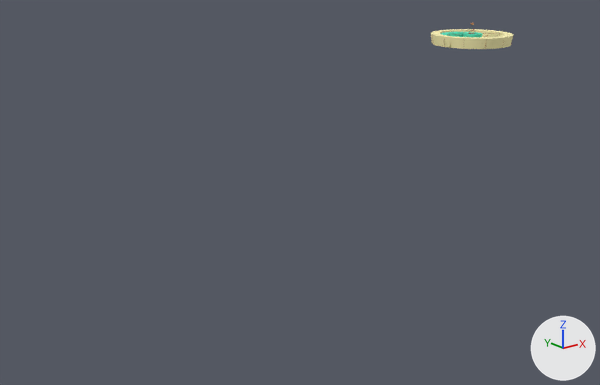
An edit to the glTF model Assets/Carousel/Carousel.glb, drawn before and after from the same camera.
Rendered twice from a camera (50 mm lens) standing at (-266.0, -222.0, 39.0) and looking at (-77.0, 14.0, -56.0). Arrows for +X, +Y and +Z are at lower right; the lights stay in place. Objects named as collision shapes, trigger or cutter boxes, shadow casters or lower levels of detail are left out. Where no turn or scale is listed for an object, it has been applied to the vertices.

The scene before the commit, as lines of its bpy script (objects in view):
```python
me_cylinder_021 = bpy.data.meshes.new('Cylinder.021')
me_cylinder_021.from_pydata(...)  # 3447 vertices, 6703 faces; spans x -16.4..16.4, y -16.4..16.4, z -5.0..3.4
# faces by material slot: [1136, 108, 462, 81, 1748, 1888, 1280]
me_cylinder_021.materials.append(mat_claygray_metallic)  # grey #817f74
me_cylinder_021.materials.append(mat_bluestone_matte)  # cyan #4e9ebb
me_cylinder_021.materials.append(mat_brightteal_matte)  # green #57ebc0
me_cylinder_021.materials.append(mat_mint_matte)  # white #ddffe6
me_cylinder_021.materials.append(mat_butteryellow_matte)  # beige #fff6b6
me_cylinder_021.materials.append(mat_rust_matte)  # brown #ab6128
me_cylinder_021.materials.append(mat_orange_matte)  # orange #e73c01
ob_carousel = bpy.data.objects.new('Carousel', me_cylinder_021)
ob_carousel.location = (0.0, 0.0, 0.6)
```
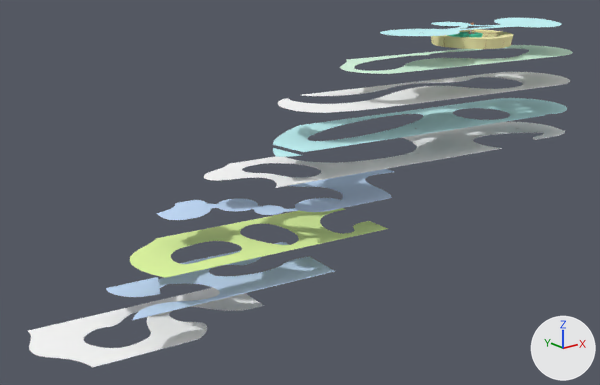
What differs and where, as boxes (x1, y1, x2, y2) in the pictures (600 x 385 px):
'First_Gallery_Upper_Floors', added
    after: (28, 18, 573, 368)
    faces in mat_white_matte (white #ffffff): (28, 72, 570, 367)
    faces in mat_chapelblue_matte (blue #c6e0ff): (106, 169, 394, 320)
    faces in mat_frostyblue_matte (cyan #c8fcff): (273, 18, 567, 156)
    faces in mat_pistachio_matte (green #e4fea4): (130, 208, 388, 278)
    faces in mat_mint_matte (white #ddffe6): (340, 45, 573, 74)

Edits to the bpy script that builds the scene:
```text
Add mat_pistachio_glossy:
    mat_pistachio_glossy = principled_material('Pistachio_Glossy')
    mat_pistachio_glossy.base_color = (0.779, 0.991, 0.369)  # green #e4fea4
    mat_pistachio_glossy.roughness = 0.1
Add mat_pistachio_matte:
    mat_pistachio_matte = principled_material('Pistachio_Matte')
    mat_pistachio_matte.base_color = (0.779, 0.991, 0.369)  # green #e4fea4
    mat_pistachio_matte.roughness = 0.9
Add mat_chapelblue_glossy:
    mat_chapelblue_glossy = principled_material('ChapelBlue_Glossy')
    mat_chapelblue_glossy.base_color = (0.567, 0.746, 1.0)  # blue #c6e0ff
    mat_chapelblue_glossy.roughness = 0.1
Add mat_mint_glossy:
    mat_mint_glossy = principled_material('Mint_Glossy')
    mat_mint_glossy.base_color = (0.726, 1.0, 0.789)  # white #ddffe6
    mat_mint_glossy.roughness = 0.1
Add mat_chapelblue_matte:
    mat_chapelblue_matte = principled_material('ChapelBlue_Matte')
    mat_chapelblue_matte.base_color = (0.567, 0.746, 1.0)  # blue #c6e0ff
    mat_chapelblue_matte.roughness = 0.9
Add mat_white_glossy:
    mat_white_glossy = principled_material('White_Glossy')
    mat_white_glossy.base_color = (1.0, 1.0, 1.0)  # white #ffffff
    mat_white_glossy.roughness = 0.1
Add mat_white_matte:
    mat_white_matte = principled_material('White_Matte')
    mat_white_matte.base_color = (1.0, 1.0, 1.0)  # white #ffffff
    mat_white_matte.roughness = 0.9
Add mat_frostyblue_glossy:
    mat_frostyblue_glossy = principled_material('FrostyBlue_Glossy')
    mat_frostyblue_glossy.base_color = (0.581, 0.971, 1.0)  # cyan #c9fcff
    mat_frostyblue_glossy.roughness = 0.1
Add mat_frostyblue_matte:
    mat_frostyblue_matte = principled_material('FrostyBlue_Matte')
    mat_frostyblue_matte.base_color = (0.581, 0.971, 1.0)  # cyan #c9fcff
    mat_frostyblue_matte.roughness = 0.9
Add me_circle_020:
    me_circle_020.from_pydata(...)  # 3416 vertices, 6892 faces; spans x -211.0..21.0, y -18.0..46.0, z -96.0..0.0
    me_circle_020.materials.append(mat_frostyblue_matte)  # cyan #c9fcff
    me_circle_020.materials.append(mat_frostyblue_glossy)  # cyan #c9fcff
    me_circle_020.materials.append(mat_mint_matte)  # white #ddffe6
    me_circle_020.materials.append(mat_mint_glossy)  # white #ddffe6
    me_circle_020.materials.append(mat_white_matte)  # white #ffffff
    me_circle_020.materials.append(mat_white_glossy)  # white #ffffff
    me_circle_020.materials.append(mat_chapelblue_matte)  # blue #c6e0ff
    me_circle_020.materials.append(mat_chapelblue_glossy)  # blue #c6e0ff
    me_circle_020.materials.append(mat_pistachio_matte)  # green #e4fea4
    me_circle_020.materials.append(mat_pistachio_glossy)  # green #e4fea4
Add ob_first_gallery_upper_floors:
    ob_first_gallery_upper_floors = bpy.data.objects.new('First_Gallery_Upper_Floors', me_circle_020)
    ob_first_gallery_upper_floors.location = (29.6, -4.8, 2.7)
```
